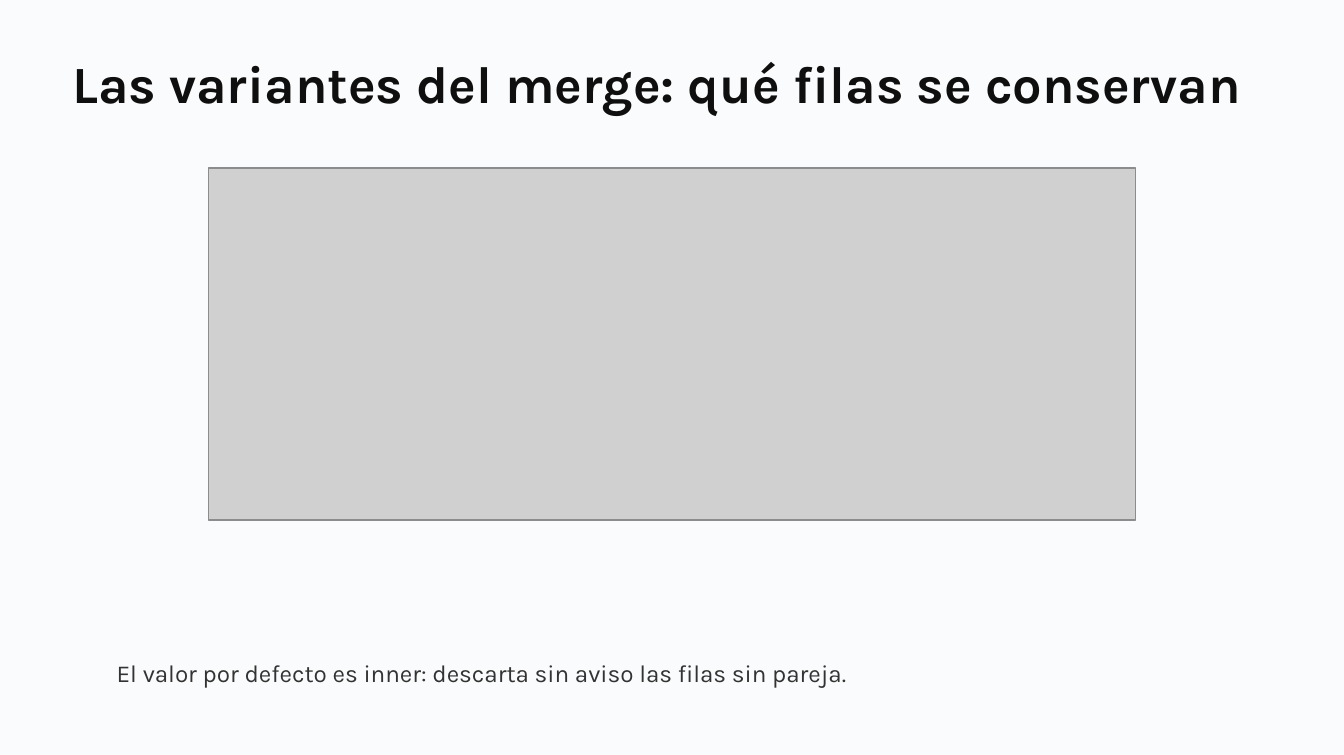
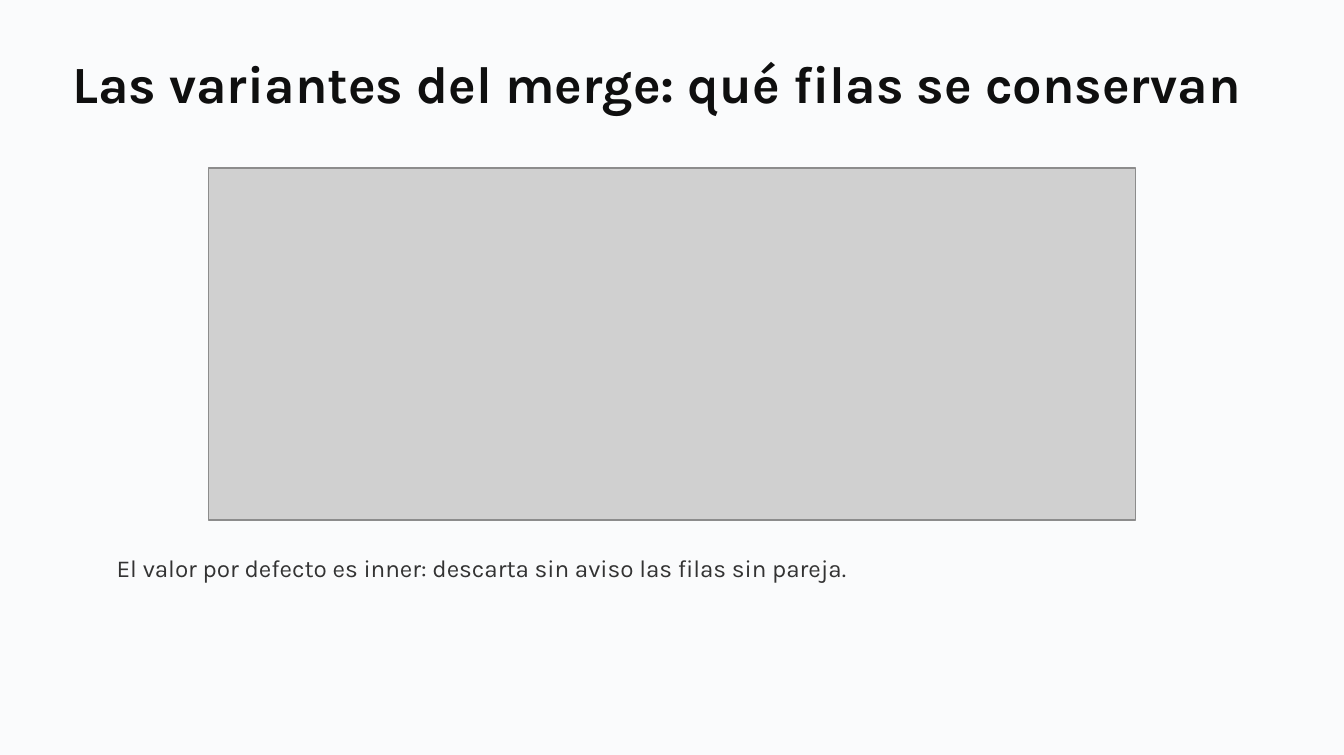
Before and after one commit to daniopitz/cienciadatos, a slide deck: slide 23 of presentaciones/clase02_pandas_eda.pptx. Drawn at 1344x755 pixels with LibreOffice and Linux fonts; fonts in the diff are those of the drawing; grey boxes stand for pictures. Boxes give left, top, right and bottom in pixels: in the first picture for what was removed or moved away, otherwise in the second. Text is boxed around its words. In the diff, an @@ line names an element or a change of style, - is before the commit and + after.

```diff
--- a/presentaciones/clase02_pandas_eda.pptx
+++ b/presentaciones/clase02_pandas_eda.pptx
@@ text "El valor por defecto es ...": place and size @@
-text "El valor por defecto es ..." at box(117, 665, 846, 688)
+text "El valor por defecto es ..." at box(117, 560, 846, 583)
```
Also in this commit, not shown: 4 other slides changed, 10 other files.
